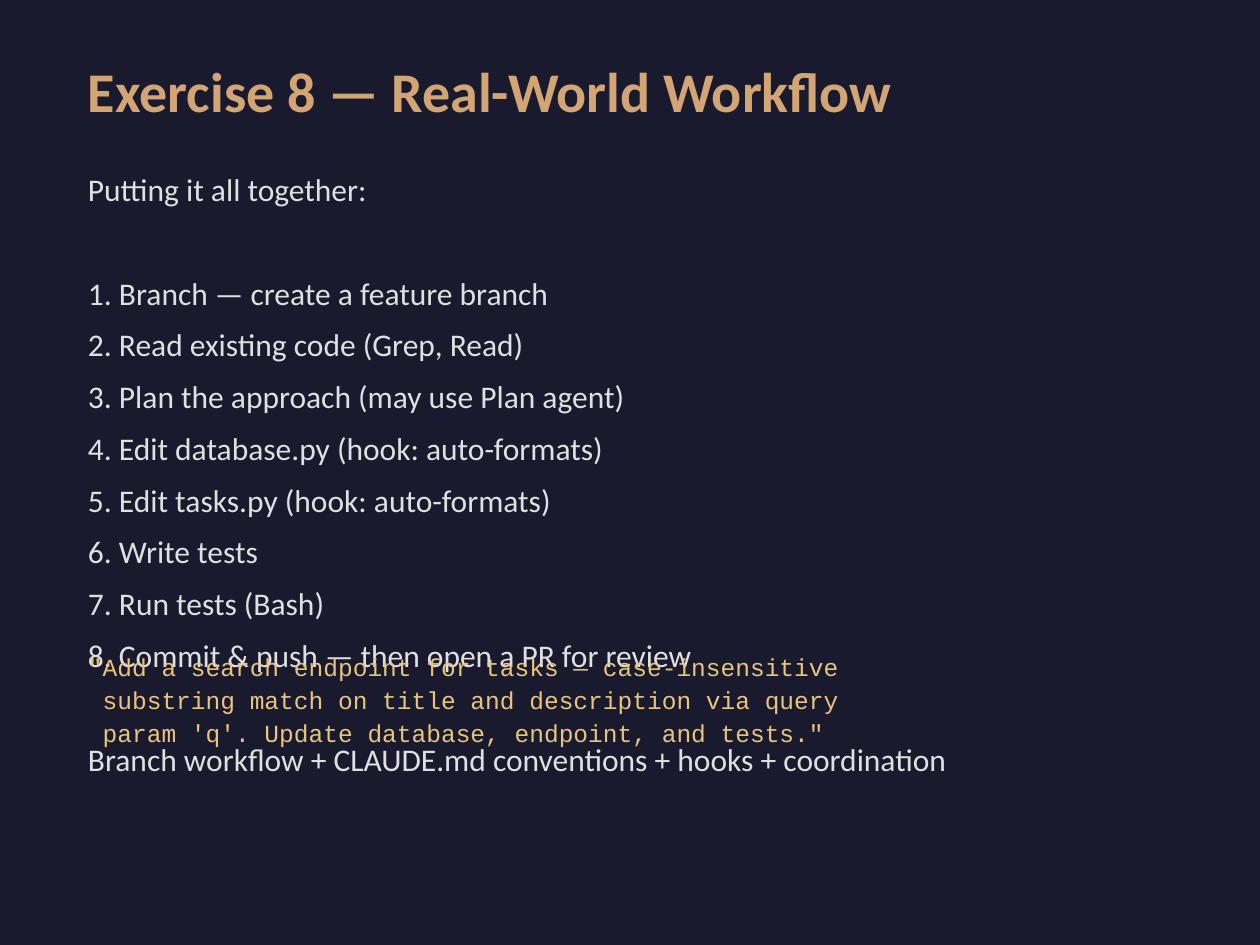
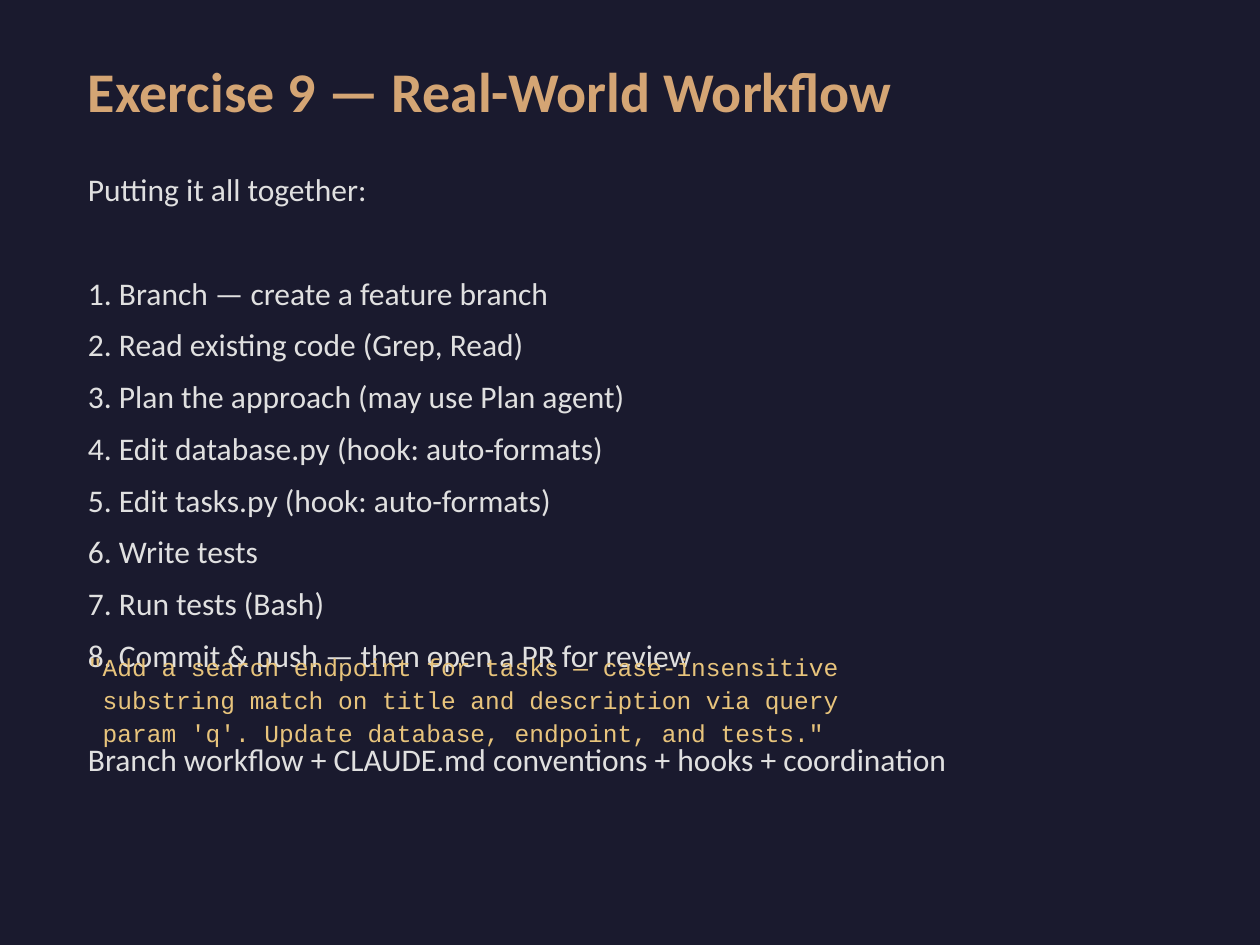
Before and after one commit to zachschillaci27/claude-code-workshop, a slide deck: slide 31 of slides.pptx (slide 27 before the commit). Drawn at 1260x945 pixels with LibreOffice and Linux fonts; fonts in the diff are those of the drawing. Boxes give left, top, right and bottom in pixels: in the first picture for what was removed or moved away, otherwise in the second. Text is boxed around its words. In the diff, an @@ line names an element or a change of style, - is before the commit and + after.

```diff
--- a/slides.pptx
+++ b/slides.pptx
@@ text at (88, 72, 891, 113): text changed @@
-Exercise 8 — Real-World Workflow
+Exercise 9 — Real-World Workflow
```
Also in this commit, not shown: 5 other slides changed, 4 slides added, 8 other files.
